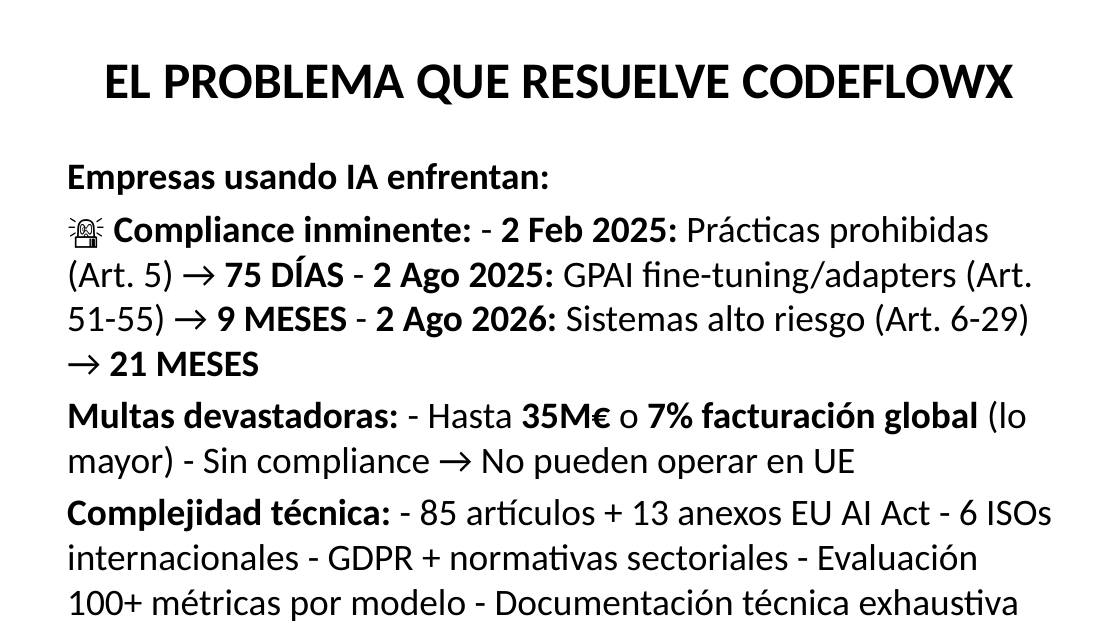
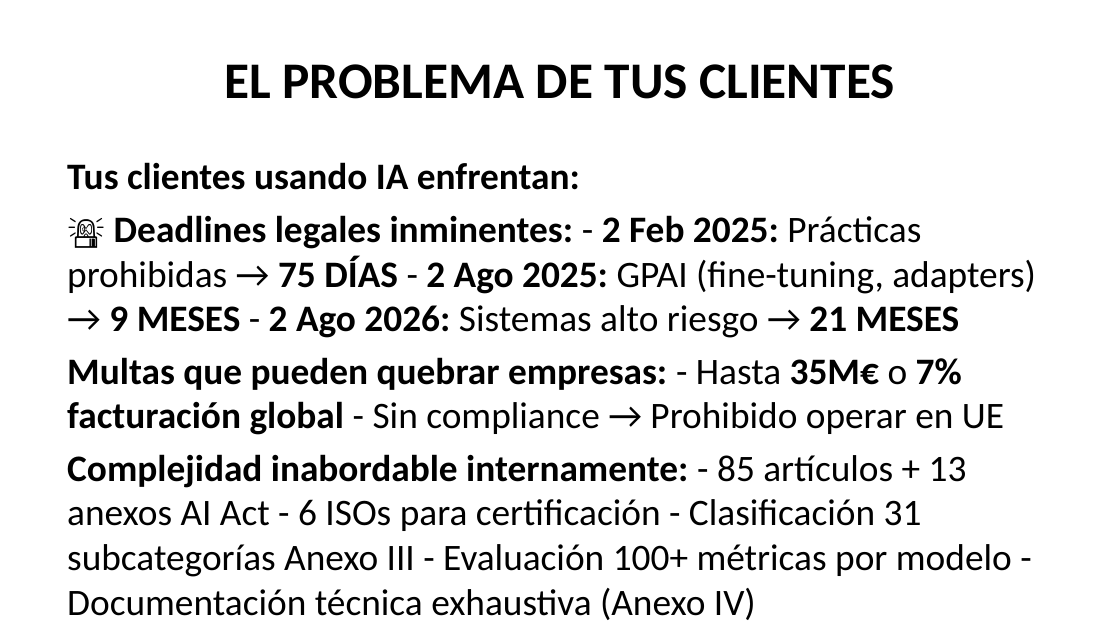
Before and after one commit to codeflowx-ai/codeflowx-govern-web, a slide deck: slide 8 of docs/lanzamiento/PRESENTACION_PARTNERS_TECNOLOGICOS.pptx. Drawn at 1120x630 pixels with LibreOffice and Linux fonts; fonts in the diff are those of the drawing. Boxes give left, top, right and bottom in pixels: in the first picture for what was removed or moved away, otherwise in the second. Text is boxed around its words. In the diff, an @@ line names an element or a change of style, - is before the commit and + after.

```diff
--- a/docs/lanzamiento/PRESENTACION_PARTNERS_TECNOLOGICOS.pptx
+++ b/docs/lanzamiento/PRESENTACION_PARTNERS_TECNOLOGICOS.pptx
@@ title at box(224, 64, 894, 99): text changed @@
-EL PROBLEMA QUE RESUELVE CODEFLOWX
+EL PROBLEMA DE TUS CLIENTES
@@ text at box(67, 162, 1036, 577): text changed @@
-Empresas usando IA enfrentan:
-🚨 Compliance inminente: - 2 Feb 2025: Prácticas prohibidas (Art. 5) → 75 DÍAS - 2 Ago 2025: GPAI fine-tuning/adapters (Art. 51-55) → 9 MESES - 2 Ago 2026: Sistemas alto riesgo (Art. 6-29) → 21 MESES
-Multas devastadoras: - Hasta 35M€ o 7% facturación global (lo mayor) - Sin compliance → No pueden operar en UE
-Complejidad técnica: - 85 artículos + 13 anexos EU AI Act - 6 ISOs internacionales - GDPR + normativas sectoriales - Evaluación 100+ métricas por modelo - Documentación técnica exhaustiva
+Tus clientes usando IA enfrentan:
+🚨 Deadlines legales inminentes: - 2 Feb 2025: Prácticas prohibidas → 75 DÍAS - 2 Ago 2025: GPAI (fine-tuning, adapters) → 9 MESES - 2 Ago 2026: Sistemas alto riesgo → 21 MESES
+Multas que pueden quebrar empresas: - Hasta 35M€ o 7% facturación global - Sin compliance → Prohibido operar en UE
+Complejidad inabordable internamente: - 85 artículos + 13 anexos AI Act - 6 ISOs para certificación - Clasificación 31 subcategorías Anexo III - Evaluación 100+ métricas por modelo - Documentación técnica exhaustiva (Anexo IV)
```
Also in this commit, not shown: 2 other slides changed, 1 slide added, 1 slide removed, 2 other files.
